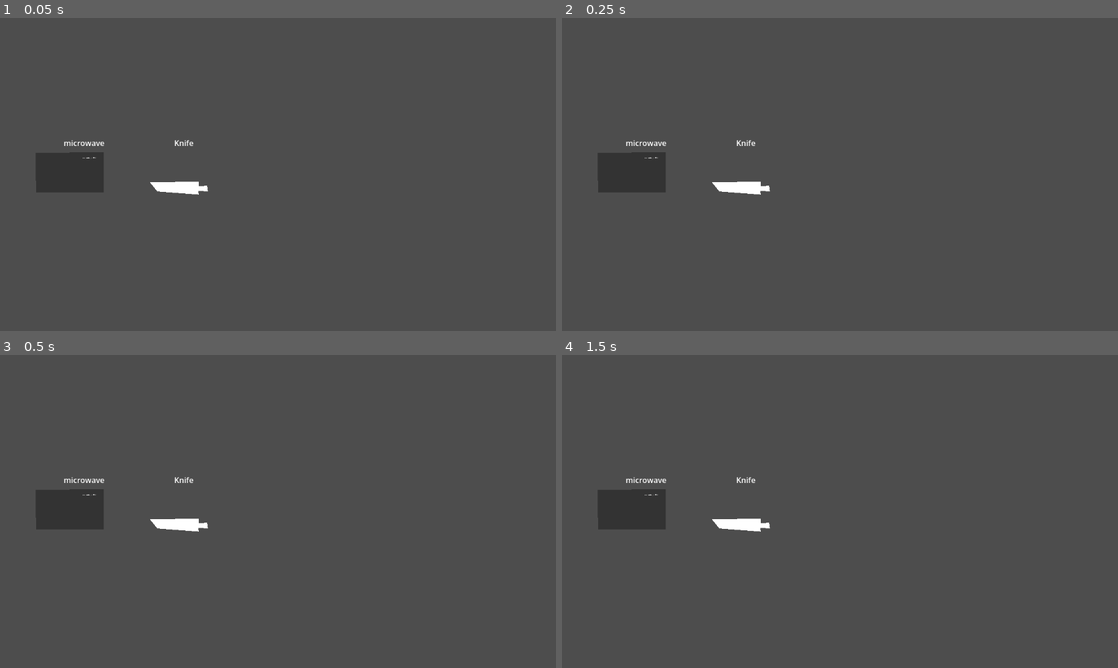
Above: before the commit, frames 1-4 (two rows, left to right).
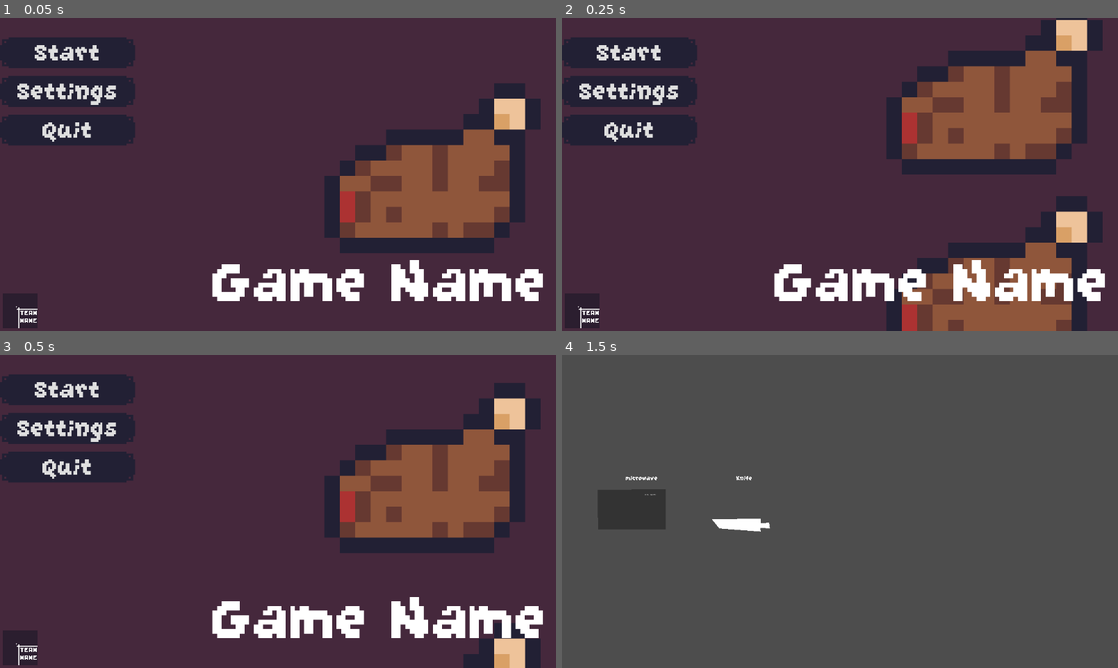
Above: after the commit, the same moments.

Repository: Sastingus/Team-name-GMTK-2026
Game: Godot game, scene res://scenes/worlds/main_menu.tscn
Same seed, same stepped clock (60 frames per second), same inputs: the game is played once before the commit and once after it. Before the commit the project starts from res://scenes/worlds/world.tscn.
Inputs (mouse positions are in pixels of both pictures, inside the frame that each line leads up to):
- Up to frame 1 (0.05 s): no input
- Up to frame 2 (0.25 s): no input
- Up to frame 3 (0.5 s): no input
- Up to frame 4 (1.5 s): click (628, 389) at 0.5 s, where only the run after the commit has a clickable "Start"; tap Enter at 1.25 s; move the mouse to (962, 495) at 1.27 s; right-click (962, 495) at 1.35 s

The runs differ from the first frame. In frame 1, 98% of the frame differs, in the area x 0-100%, y 0-100%; in frame 2, 98%; in frame 3, 98%; in frame 4, 0.2%.

Commit message:
logo on main menu

Diff:
--- a/project.godot
+++ b/project.godot
@@ -15,8 +15,11 @@
 [application]
 
 config/name="Team-name-GMTK-2026"
-run/main_scene="uid://btxhrcasqfjue"
+run/main_scene="uid://ckvi5em4cktnq"
 config/features=PackedStringArray("4.7", "Forward Plus")
+boot_splash/bg_color=Color(0.16862746, 0.11764706, 0.18431373, 1)
+boot_splash/stretch_mode=0
+boot_splash/image="uid://co5aplhdcab5j"
 config/icon="res://icon.svg"
 
 [autoload]
@@ -30,7 +33,12 @@
 
 [display]
 
+window/size/mode=2
 window/stretch/mode="viewport"
+
+[gui]
+
+theme/custom_font="uid://bu8nk1sjrv7xg"
 
 [input]
 
--- a/scenes/tools/microwave/microwave.gd
+++ b/scenes/tools/microwave/microwave.gd
@@ -6,7 +6,7 @@
 var microwave_started := false
 var microwave_opened := false
 
-const HEAT_PER_SECOND = 50
+const HEAT_PER_SECOND = 100
 const DOOR_MOVE_DISTANCE = 200
 const BURNT_HEAT = 100
 @onready var temp_heat_label: Label = $temp_HeatLabel
--- a/scenes/worlds/main_menu.tscn
+++ b/scenes/worlds/main_menu.tscn
@@ -4,6 +4,7 @@
 [ext_resource type="Texture2D" uid="uid://cb6vlcd35ghgu" path="res://assets/Sprite-0008.png" id="2_sh8mt"]
 [ext_resource type="Texture2D" uid="uid://cah3ar0eyk82r" path="res://assets/Sprite-0013.png" id="3_sh8mt"]
 [ext_resource type="FontFile" uid="uid://bu8nk1sjrv7xg" path="res://assets/GrapeSoda.ttf" id="3_v0ctj"]
+[ext_resource type="Texture2D" uid="uid://co5aplhdcab5j" path="res://assets/team-name-logo.png" id="5_jixok"]
 
 [sub_resource type="Theme" id="Theme_1b5k1"]
 default_font = ExtResource("3_v0ctj")
@@ -158,6 +159,7 @@
 text = "Quit"
 
 [node name="Label" type="Label" parent="Control" unique_id=1887727985]
+z_index = 1
 layout_mode = 0
 offset_left = 439.99997
 offset_top = 200.0
@@ -181,6 +183,11 @@
 scale = Vector2(8, 8)
 sprite_frames = SubResource("SpriteFrames_gft63")
 
+[node name="TeamNameLogo" type="Sprite2D" parent="." unique_id=924640224]
+position = Vector2(42, 606)
+scale = Vector2(0.28125, 0.28125)
+texture = ExtResource("5_jixok")
+
 [connection signal="pressed" from="Control/VBoxContainer/Start" to="." method="_on_start_pressed"]
 [connection signal="pressed" from="Control/VBoxContainer/Settings" to="." method="_on_settings_pressed"]
 [connection signal="pressed" from="Control/VBoxContainer/Quit" to="." method="_on_quit_pressed"]
Binary file added: assets/team-name-logo.png
Not shown, added: assets/team-name-logo.png.import
